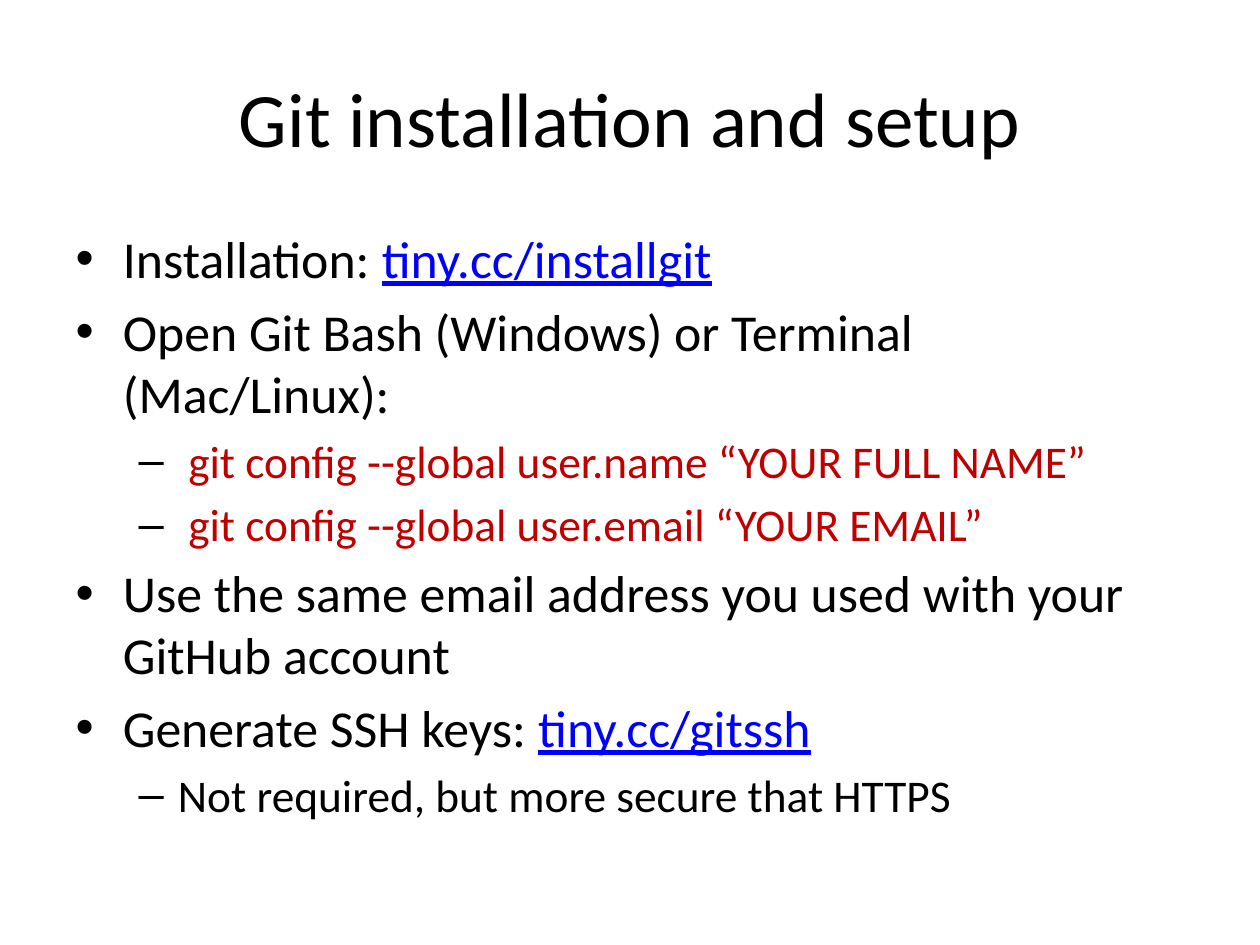
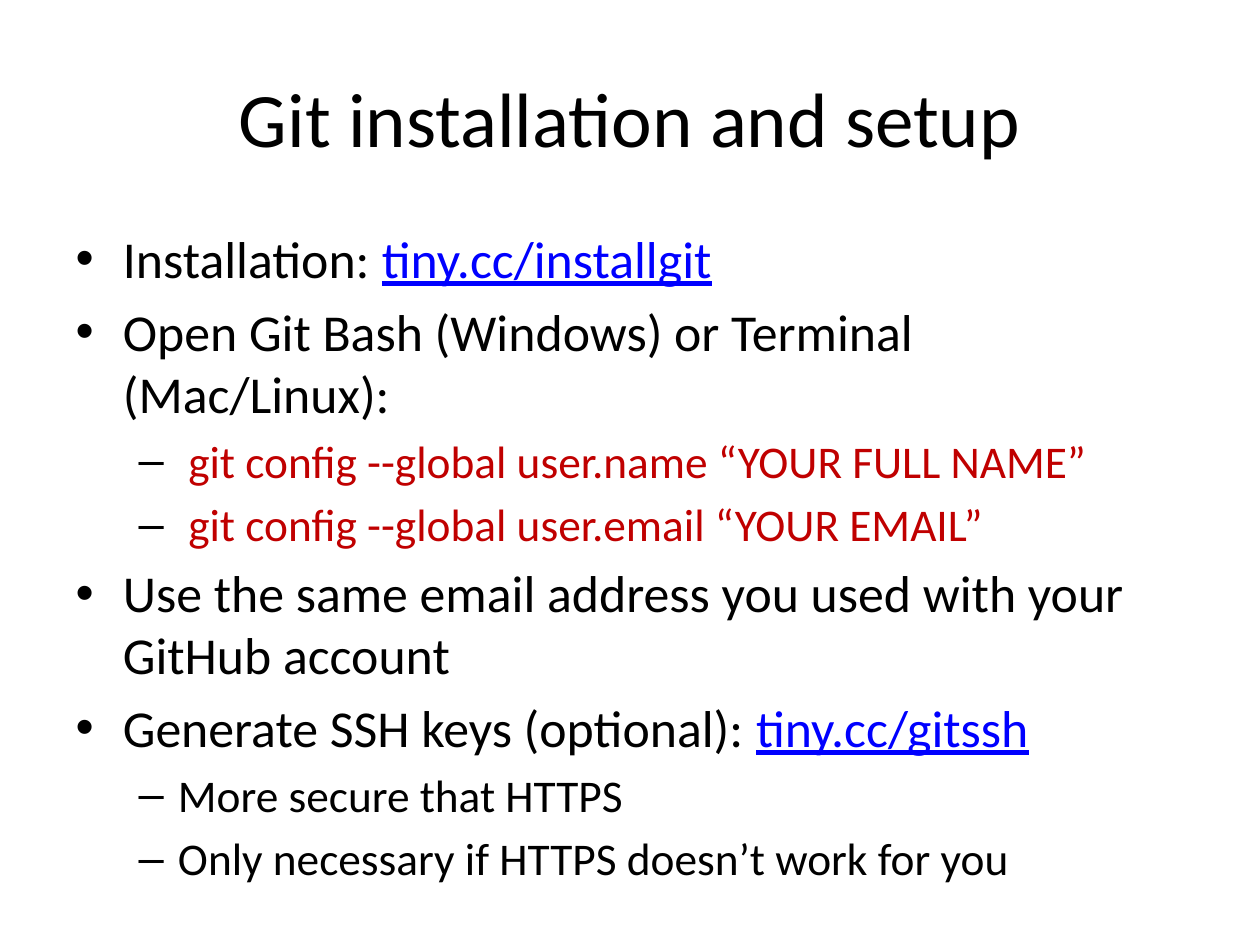
Before and after one commit to justmarkham/DAT4, a slide deck: slide 15 of slides/04_git_github.pptx. Drawn at 1260x945 pixels with LibreOffice and Linux fonts; fonts in the diff are those of the drawing. Boxes give left, top, right and bottom in pixels: in the first picture for what was removed or moved away, otherwise in the second. Text is boxed around its words. In the diff, an @@ line names an element or a change of style, - is before the commit and + after.

Commit message:
minor updates to git slides

```diff
--- a/slides/04_git_github.pptx
+++ b/slides/04_git_github.pptx
@@ text at (123,709,1028,883): text changed @@
-• Generate SSH keys: tiny.cc/gitssh
-  – Not required, but more secure that HTTPS
+• Generate SSH keys (optional): tiny.cc/gitssh
+  – More secure that HTTPS
+  – Only necessary if HTTPS doesn’t work for you
```
Also in this commit, not shown: 4 other slides changed, 1 slide added, 1 other file.
